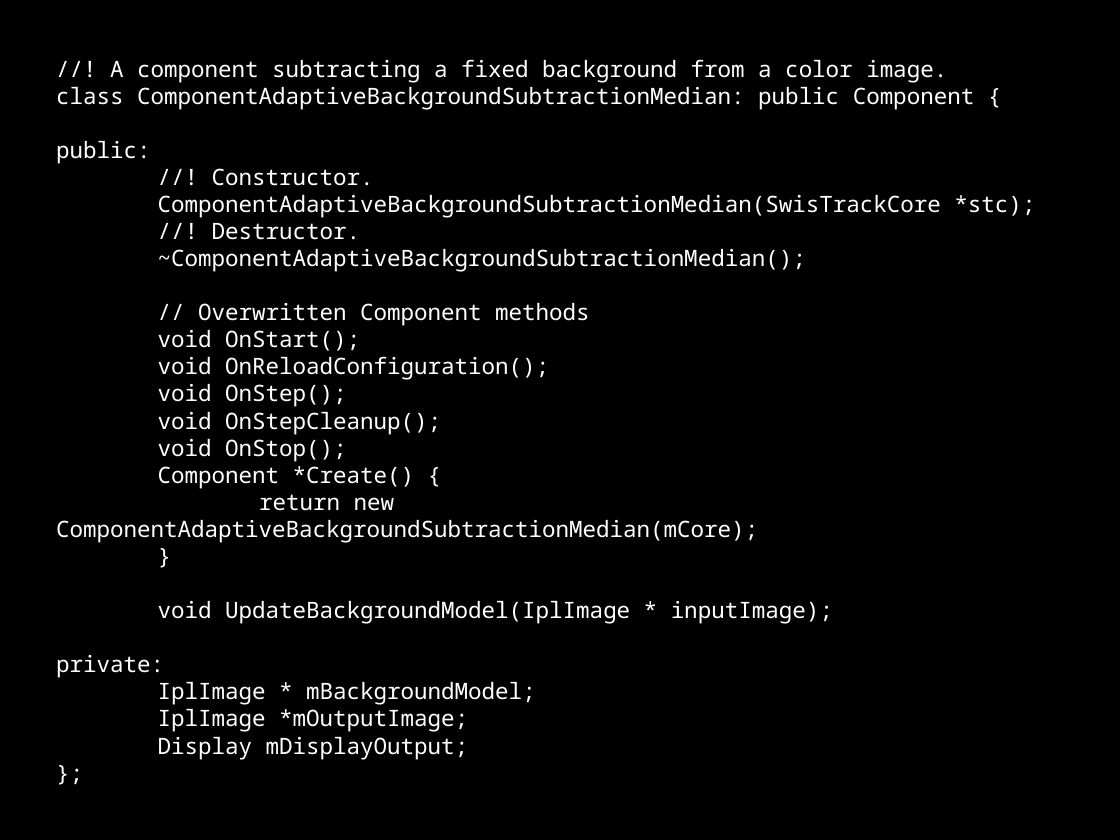
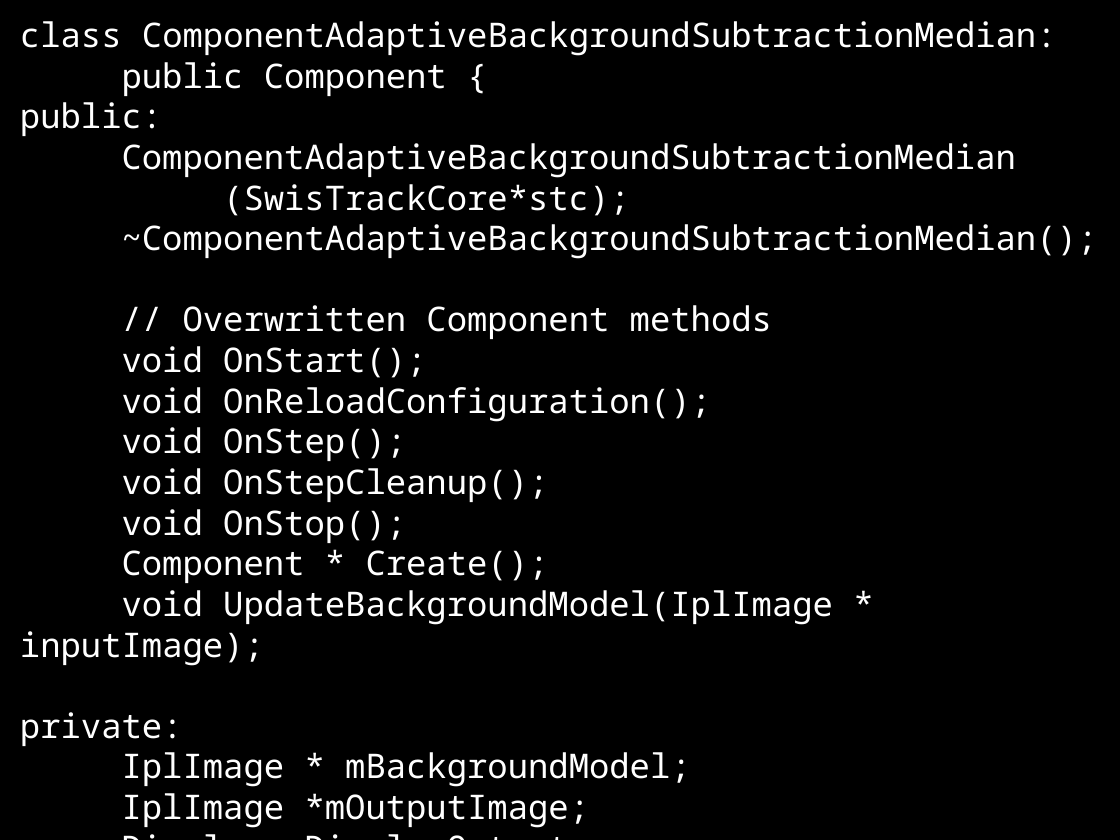
Before and after one commit to d28b/swistrack, a slide deck: slide 9 of Doc/tutorial.stefie10.06.2009/tutorialSlides.odp (slide 13 before the commit). Drawn at 1120x840 pixels with LibreOffice and Linux fonts; fonts in the diff are those of the drawing. Boxes give left, top, right and bottom in pixels: in the first picture for what was removed or moved away, otherwise in the second. Text is boxed around its words. In the diff, an @@ line names an element or a change of style, - is before the commit and + after.

```diff
--- a/Doc/tutorial.stefie10.06.2009/tutorialSlides.odp
+++ b/Doc/tutorial.stefie10.06.2009/tutorialSlides.odp
@@ subtitle at (20,21,1057,216): text changed; size 16 to 24 pt @@
-//! A component subtracting a fixed background from a color image.
-class ComponentAdaptiveBackgroundSubtractionMedian: public Component {
-public:
-//! Constructor.
-ComponentAdaptiveBackgroundSubtractionMedian(SwisTrackCore *stc);
-//! Destructor.
+class ComponentAdaptiveBackgroundSubtractionMedian:
+public Component {
+public: ComponentAdaptiveBackgroundSubtractionMedian
+(SwisTrackCore*stc);
@@ subtitle "class ComponentAdaptiveBackgroundSubtractionMedian:": place and size @@
-subtitle "class ComponentAdaptiveBackgroundSubtractionMedian:" at (56,59,1035,760)
+subtitle "class ComponentAdaptiveBackgroundSubtractionMedian:" at (20,21,1098,828)
@@ subtitle at (20,224,1098,828): size 16 to 24 pt in "~ComponentAdaptiveBackgroundSubtractionMedian();", "// Overwritten Component methods", "void OnStart();", "void OnReloadConfiguration();" and 9 more places @@
@@ subtitle at (122,550,549,583): text changed; size 16 to 24 pt @@
-Component *Create() {
-return new ComponentAdaptiveBackgroundSubtractionMedian(mCore);
-}
+Component * Create();
```
Also in this commit, not shown: 10 other slides changed, 12 slides added, 8 slides removed, 7 other files.
